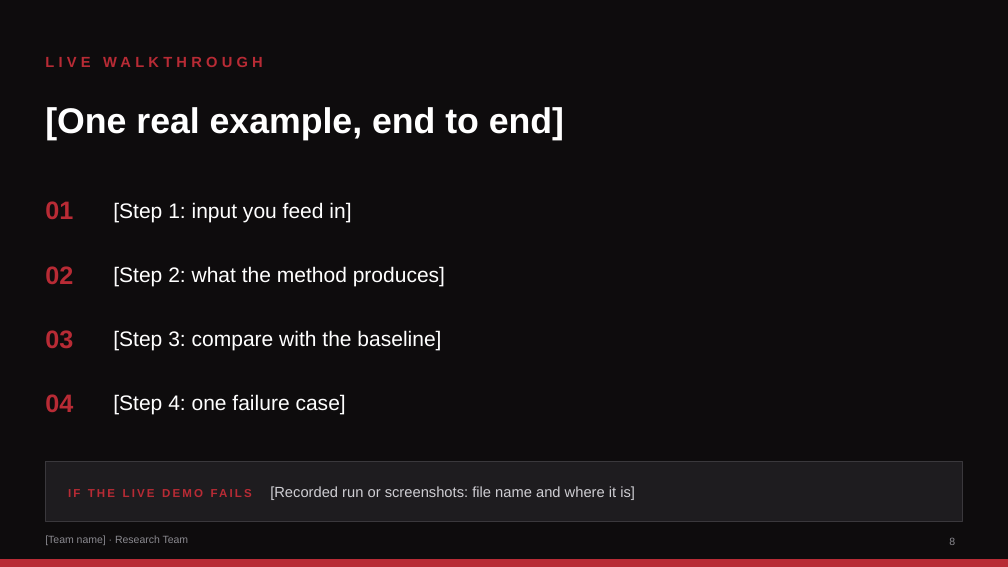
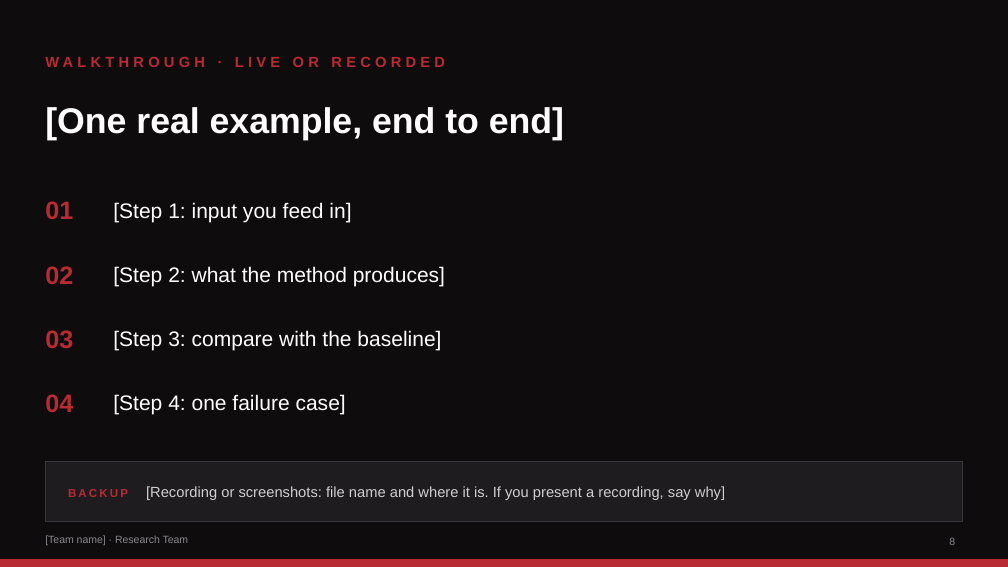
Before and after one commit to song856854132/launch-lab-showcase, a slide deck: slide 8 of template/Launch-Lab-Showcase-Research-Template.pptx. Drawn at 1008x567 pixels with LibreOffice and Linux fonts; fonts in the diff are those of the drawing. Boxes give left, top, right and bottom in pixels: in the first picture for what was removed or moved away, otherwise in the second. Text is boxed around its words. In the diff, an @@ line names an element or a change of style, - is before the commit and + after.

```diff
--- a/template/Launch-Lab-Showcase-Research-Template.pptx
+++ b/template/Launch-Lab-Showcase-Research-Template.pptx
@@ text at bbox=[45, 56, 445, 67]: text changed @@
-LIVE WALKTHROUGH
+WALKTHROUGH · LIVE OR RECORDED
@@ text at bbox=[68, 486, 725, 500]: text changed @@
-IF THE LIVE DEMO FAILS [Recorded run or screenshots: file name and where it is]
+BACKUP [Recording or screenshots: file name and where it is. If you present a recording, say why]
```
Also in this commit, not shown: 1 other slide changed, 13 other files.
